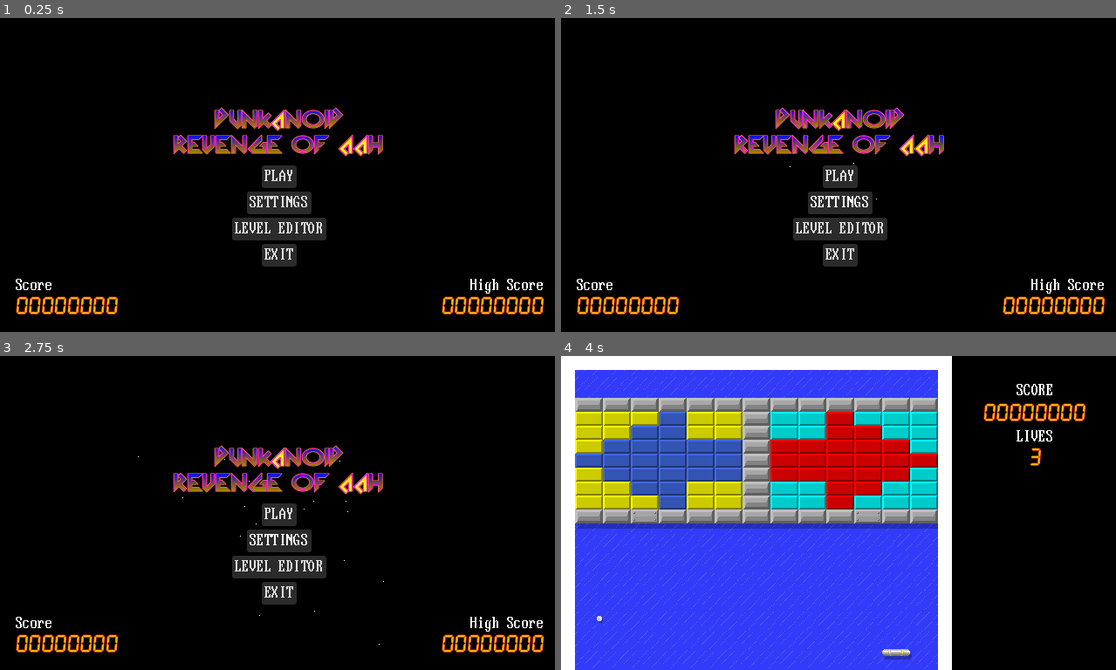
Above: before the commit, frames 1-4 (two rows, left to right).
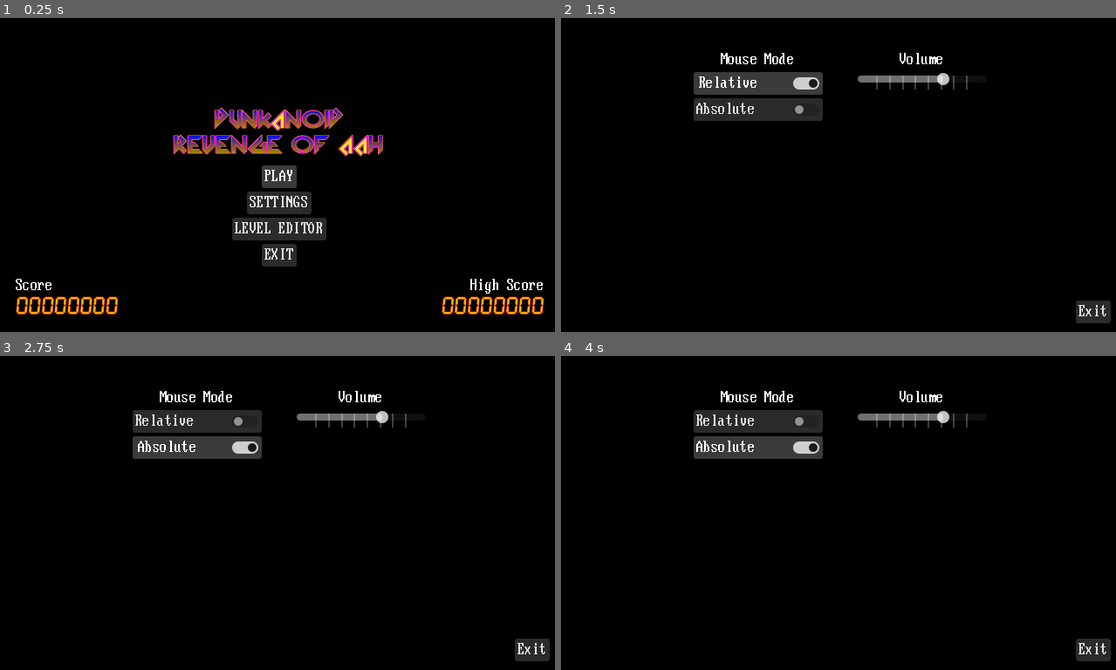
Above: after the commit, the same moments.

Repository: MajenkoProjects/Dunkanoid
Game: Godot game, scene res://Intro.tscn
Same seed, same stepped clock (60 frames per second), same inputs: the game is played once before the commit and once after it. Sound files missing from this copy of the repository are replaced by a short silence.
Inputs (mouse positions are in pixels of both pictures, inside the frame that each line leads up to):
- Up to frame 1 (0.25 s): no input
- Up to frame 2 (1.5 s): click "SETTINGS" at 0.5 s; click (760, 83) at 1.25 s, where only the run after the commit has a clickable "Relative"
- Up to frame 3 (2.75 s): click (199, 447) at 2 s, where only the run after the commit has a clickable "Absolute"
- Up to frame 4 (4 s): click (838, 516) at 2.75 s, where only the run before the commit has a clickable "PLAY"; tap Enter at 3.5 s; drag from (588, 406) to (894, 443) at 3.52 s

The runs differ from the first frame. In frame 2, 11% of the frame differs, in the area x 2-100%, y 11-98%; in frame 3, 11%; in frame 4, 72%, in the area x 0-100%, y 0-100%.

Commit message:
Added settings for volume and mouse mode

Diff:
--- a/Ball/Ball.gd
+++ b/Ball/Ball.gd
@@ -31,8 +31,6 @@
 
 
 
-func _on_body_entered(body: Node) -> void:
-	pass
 
 func capture(ob : Node2D, offset : Vector2 = Vector2.ZERO) -> void:
 	captured = true
--- a/Dunkanoid.gd
+++ b/Dunkanoid.gd
@@ -6,6 +6,8 @@
 
 var bricks : Array = []
 var balls : Array[Node] = []
+
+const PADDLE_SPEED : float = 150
 
 enum {
 	MODE_WAIT,
@@ -15,10 +17,9 @@
 }
 
 var mode = MODE_WAIT
-var round : int = 0
+var chr : int = 0
 signal update_lives
 
-var capture_mode : bool = false
 var lives : int = 3 :
 	set(x):
 		lives = x
@@ -33,7 +34,11 @@
 var paused : bool = false
 
 func _ready() -> void:
-	Input.set_mouse_mode(Input.MOUSE_MODE_CONFINED_HIDDEN)
+	if Global.relative_mouse:
+		Input.set_mouse_mode(Input.MOUSE_MODE_CAPTURED)
+	else:
+		Input.set_mouse_mode(Input.MOUSE_MODE_CONFINED_HIDDEN)
+
 	EventBus.update_score.connect(_on_update_score)
 	new_level()
 
@@ -57,6 +62,24 @@
 		if $Paddle.global_position.x < -16 or $Paddle.global_position.x > 428:
 			if not $Sounds/RoundWon.playing:
 				new_level()
+	else:
+		if Input.is_action_pressed("left"):
+			var leftmost = 16 + $Paddle.width / 2
+			$Paddle.position.x -= delta * PADDLE_SPEED
+			$Paddle.position.y = 340
+			if $Paddle.position.x < leftmost:
+				$Paddle.position.x = leftmost
+		if Input.is_action_pressed("right"):
+			var rightmost = 432 - $Paddle.width / 2
+			$Paddle.position.x += delta * PADDLE_SPEED
+			$Paddle.position.y = 340
+			if $Paddle.position.x > rightmost:
+				$Paddle.position.x = rightmost
+		if Input.is_action_just_pressed("fire"):
+			if mode == MODE_PLAY:
+				for ball in balls:
+					if (ball.captured):
+						ball.release()
 
 
 func leave(dir : int) -> void:
@@ -65,6 +88,7 @@
 
 func new_level() -> void:
 	$Paddle.normal()
+	$Paddle.position.x = 224
 	mode = MODE_WAIT
 	$Exits.visible = false
 	for ball in balls:
@@ -72,14 +96,14 @@
 		ball.queue_free()
 	balls.clear()
 	for brick in bricks:
-		remove_child(brick)
+		$Bricks.remove_child(brick)
 		brick.queue_free()
 	bricks.clear()
-	round += 1
+	chr += 1
 	level_data = load_level_from_disk(level)
 
 	$Start/Title.text = level
-	$Start/Round.text = "ROUND %3d" % [round]
+	$Start/Round.text = "ROUND %3d" % [chr]
 	$Background.texture = load("res://Backgrounds/%s.png" % level_data.background)
 	load_level(level_data.data)
 	var ball = _Ball.instantiate()
@@ -95,21 +119,22 @@
 
 func _brick_destroyed(brick) -> void:
 	Global.score += brick.value
-	if randf() > 0.9:
+	if randf() > 0.4:
 		var upgrade = _Upgrade.instantiate()
 		upgrade.position = brick.position
 		upgrade.upgrade_collected.connect(_on_upgrade_collected)
 		match randi() % 5:
-			0:
+			#0:
+			_:
 				upgrade.set_upgrade("C", Color.BLUE)
-			1:
-				upgrade.set_upgrade("T", Color.GREEN)
-			2:
-				upgrade.set_upgrade("S", Color.CYAN)
-			3:
-				upgrade.set_upgrade("E", Color.DARK_SEA_GREEN)
-			4:
-				upgrade.set_upgrade("R", Color.LIGHT_CORAL)
+			#1:
+				#upgrade.set_upgrade("T", Color.GREEN)
+			#2:
+				#upgrade.set_upgrade("S", Color.CYAN)
+			#3:
+				#upgrade.set_upgrade("E", Color.DARK_SEA_GREEN)
+			#4:
+				#upgrade.set_upgrade("R", Color.LIGHT_CORAL)
 		add_child(upgrade)
 	bricks.erase(brick)
 	var brick_count = 0
@@ -138,7 +163,17 @@
 		return
 	if event is InputEventMouseMotion:
 		if mode != MODE_LEAVE:
-			$Paddle.position = Vector2(min(max(16 + $Paddle.width/2, event.position.x), 432-$Paddle.width/2), 340)
+			if Global.relative_mouse:
+				var leftmost = 16 + $Paddle.width / 2
+				var rightmost = 432 - $Paddle.width / 2
+				$Paddle.position.x += event.relative.x
+				$Paddle.position.y = 340
+				if $Paddle.position.x < leftmost:
+					$Paddle.position.x = leftmost
+				if $Paddle.position.x > rightmost:
+					$Paddle.position.x = rightmost
+			else:
+				$Paddle.position = Vector2(min(max(16 + $Paddle.width/2, event.position.x), 432-$Paddle.width/2), 340)
 	if event is InputEventMouseButton:
 		if mode != MODE_PLAY:
 			return
@@ -147,7 +182,7 @@
 				ball.release()
 
 func _on_hit_paddle(ball) -> void:
-	if capture_mode:
+	if $Paddle.is_capture():
 		var diff = $Paddle.global_position.x - ball.global_position.x
 		ball.capture($Paddle, Vector2(diff, 8))
 
@@ -161,7 +196,7 @@
 			if c is Upgrade:
 				remove_child(c)
 				c.queue_free()
-		capture_mode = false
+		$Paddle.normal()
 		ball = _Ball.instantiate()
 		ball.capture($Paddle, Vector2((randf() * 32) - 16, 8))
 		ball.hit_paddle.connect(_on_hit_paddle)
@@ -188,8 +223,7 @@
 	$Sounds/UpgradeCollected.play()
 	match code:
 		"C":
-			capture_mode = true
-			get_tree().create_timer(10).timeout.connect(_cancel_capture_mode)
+			$Paddle.capture()
 		"T":
 			add_ball()
 			add_ball()
@@ -217,11 +251,6 @@
 	balls.push_back(newball)
 
 
-func _cancel_capture_mode() -> void:
-	capture_mode = false
-	for ball in balls:
-		if ball.captured:
-			ball.release()
 
 func load_level(data) -> void:
 	for y in data.size():
@@ -259,14 +288,11 @@
 			brick.position = Vector2(x * 32 + 16 + 16, y * 16 + 8 + 16)
 			bricks.push_back(brick)
 			brick.brick_destroyed.connect(_brick_destroyed)
-			add_child(brick)
-
-
+			$Bricks.add_child(brick)
 
 func _on_start_round_finished() -> void:
 	$Start.visible = false
 	mode = MODE_PLAY
-
 
 func _on_update_lives() -> void:
 	$LivesBox.text = "%d" % lives
@@ -277,3 +303,9 @@
 	if FileAccess.file_exists("res://Levels/%s.json" % name):
 		return JSON.parse_string(FileAccess.get_file_as_string("res://Levels/%s.json" % name))
 	return JSON.parse_string(FileAccess.get_file_as_string("res://Levels/NOTFOUND.json"))
+
+func _on_paddle_effect_finished(effect: int) -> void:
+	if effect == Paddle.PADDLE_CAPTURE:
+		for ball in balls:
+			if ball.captured:
+				ball.release()
--- a/Dunkanoid.tscn
+++ b/Dunkanoid.tscn
@@ -33,39 +33,17 @@
 texture_filter = 1
 script = ExtResource("1_kv4if")
 
-[node name="Paused" type="Node2D" parent="."]
-process_mode = 3
-visible = false
-z_index = 2
-script = ExtResource("12_8qv0d")
-
-[node name="ColorRect" type="ColorRect" parent="Paused"]
-offset_right = 448.0
-offset_bottom = 360.0
-color = Color(0, 0, 0, 0.247059)
-
-[node name="Label" type="Label" parent="Paused"]
-material = ExtResource("9_ouuij")
-offset_right = 448.0
-offset_bottom = 360.0
-theme = ExtResource("8_wcf7g")
-theme_type_variation = &"Arkanoid"
-text = "PAUSED"
-horizontal_alignment = 1
-vertical_alignment = 1
-
 [node name="Background" type="TextureRect" parent="."]
 z_index = -2
 texture_repeat = 2
 clip_contents = true
-offset_right = 640.0
-offset_bottom = 514.0
-scale = Vector2(0.7, 0.7)
+offset_right = 448.0
+offset_bottom = 360.0
 texture = ExtResource("5_j5mmn")
 stretch_mode = 1
 
 [node name="Paddle" parent="." instance=ExtResource("2_26c5i")]
-position = Vector2(39, 340)
+position = Vector2(224, 340)
 input_pickable = false
 physics_material_override = null
 
@@ -215,6 +193,61 @@
 offset_bottom = 360.0
 color = Color(0, 0, 0, 1)
 
+[node name="Bricks" type="Node2D" parent="."]
+
+[node name="Paused" type="Node2D" parent="."]
+process_mode = 3
+visible = false
+script = ExtResource("12_8qv0d")
+
+[node name="ColorRect" type="ColorRect" parent="Paused"]
+offset_right = 448.0
+offset_bottom = 360.0
+color = Color(0, 0, 0, 0.247059)
+
+[node name="VBoxContainer" type="VBoxContainer" parent="Paused"]
+offset_right = 448.0
+offset_bottom = 360.0
+
+[node name="VSeparator" type="VSeparator" parent="Paused/VBoxContainer"]
+layout_mode = 2
+size_flags_vertical = 3
+theme = ExtResource("8_wcf7g")
+
+[node name="Label" type="Label" parent="Paused/VBoxContainer"]
+material = ExtResource("9_ouuij")
+layout_mode = 2
+theme = ExtResource("8_wcf7g")
+theme_type_variation = &"Arkanoid"
+text = "PAUSED"
+horizontal_alignment = 1
+vertical_alignment = 1
+
+[node name="HBoxContainer" type="HBoxContainer" parent="Paused/VBoxContainer"]
+layout_mode = 2
+
+[node name="HSeparator" type="HSeparator" parent="Paused/VBoxContainer/HBoxContainer"]
+layout_mode = 2
+size_flags_horizontal = 3
+theme = ExtResource("8_wcf7g")
+
+[node name="Quit" type="Button" parent="Paused/VBoxContainer/HBoxContainer"]
+layout_mode = 2
+theme = ExtResource("8_wcf7g")
+text = "QUIT"
+
+[node name="HSeparator2" type="HSeparator" parent="Paused/VBoxContainer/HBoxContainer"]
+layout_mode = 2
+size_flags_horizontal = 3
+theme = ExtResource("8_wcf7g")
+
+[node name="VSeparator2" type="VSeparator" parent="Paused/VBoxContainer"]
+layout_mode = 2
+size_flags_vertical = 3
+theme = ExtResource("8_wcf7g")
+
 [connection signal="update_lives" from="." to="." method="_on_update_lives"]
+[connection signal="effect_finished" from="Paddle" to="." method="_on_paddle_effect_finished"]
 [connection signal="finished" from="Sounds/StartRound" to="." method="_on_start_round_finished"]
 [connection signal="finished" from="Sounds/RoundWon" to="." method="_on_round_won_finished"]
+[connection signal="pressed" from="Paused/VBoxContainer/HBoxContainer/Quit" to="Paused" method="_on_quit_pressed"]
--- a/Global.gd
+++ b/Global.gd
@@ -13,14 +13,39 @@
 		EventBus.update_highscore.emit(highscore)
 		_save()
 
+var relative_mouse : bool = true :
+	set(x):
+		relative_mouse = x
+		_save()
+
+var volume : int :
+	set(x):
+		volume = x
+		AudioServer.set_bus_volume_db(0, volume)
+		_save()
+
+var _loading : bool = false
+
 func _ready() -> void:
+	_loading = true
 	if FileAccess.file_exists("user://data.json"):
 		var data = JSON.parse_string(FileAccess.get_file_as_string("user://data.json"))
 		highscore = data.get("highscore", 0)
+		relative_mouse = data.get("relative_mouse", true)
+		volume = data.get("volume", AudioServer.get_bus_volume_db(0))
+	else:
+		highscore = 0
+		relative_mouse = true
+		volume = AudioServer.get_bus_volume_db(0)
+	_loading = false
 
 func _save() -> void:
+	if _loading:
+		return
 	var data : Dictionary = {
-		"highscore": highscore
+		"highscore": highscore,
+		"relative_mouse": relative_mouse,
+		"volume": volume
 	}
 	var f = FileAccess.open("user://data.json", FileAccess.WRITE)
 	f.store_string(JSON.stringify(data))
--- a/Intro.gd
+++ b/Intro.gd
@@ -6,6 +6,7 @@
 		EventBus.update_highscore.connect(_on_update_highscore)
 		_on_update_score(Global.score)
 		_on_update_highscore(Global.highscore)
+		$VBoxContainer/HBoxContainer/Play.grab_focus()
 
 func _on_button_pressed() -> void:
 	get_tree().change_scene_to_file("res://Dunkanoid.tscn")
@@ -19,8 +20,7 @@
 
 
 func _on_settings_pressed() -> void:
-	pass # Replace with function body.
-
+	get_tree().change_scene_to_file("res://Settings.tscn")
 
 func _on_editor_pressed() -> void:
 	get_tree().change_scene_to_file("res://LevelEditor.tscn")
--- a/MainTheme.tres
+++ b/MainTheme.tres
@@ -9,7 +9,7 @@
 content_margin_top = 3.0
 content_margin_right = 3.0
 content_margin_bottom = 3.0
-bg_color = Color(0.168627, 0.168627, 0.168627, 1)
+bg_color = Color(0.231373, 0.231373, 0.231373, 1)
 corner_radius_top_left = 3
 corner_radius_top_right = 3
 corner_radius_bottom_right = 3
--- /dev/null
+++ b/MouseMode.tres
@@ -0,0 +1,3 @@
+[gd_resource type="ButtonGroup" format=3 uid="uid://6t0fev6x6qyf"]
+
+[resource]
--- a/Paddle/Paddle.gd
+++ b/Paddle/Paddle.gd
@@ -1,5 +1,19 @@
 extends StaticBody2D
 class_name Paddle
+
+signal effect_finished(effect : int)
+signal effect_started(effect : int)
+
+enum {
+	PADDLE_NORMAL,
+	PADDLE_CAPTURE,
+	PADDLE_SMALL,
+	PADDLE_LARGE,
+	PADDLE_LAZER
+}
+
+var mode : int = PADDLE_NORMAL
+var running_effect : int = PADDLE_NORMAL
 
 var width : int :
 	get:
@@ -8,30 +22,61 @@
 func hit() -> void:
 	pass
 
+func _switch_effect(effect : int, time : int = 0) -> void:
+	if mode != PADDLE_NORMAL:
+		effect_finished.emit(mode)
+	mode = effect
+	if mode != PADDLE_NORMAL:
+		effect_started.emit(mode)
+		if time > 0:
+			$EffectTimer.start(time)
+	else:
+		$EffectTimer.stop()
+
 func big() -> void:
 	$Normal.visible = false
 	$Small.visible = false
 	$Big.visible = true
 	$CollisionShape2D.shape.height = 40
-	$EffectTimer.start(30)
 	$GrowSound.play()
-	pass
+	_switch_effect(PADDLE_LARGE, 30)
 
 func small() -> void:
 	$Normal.visible = false
 	$Small.visible = true
 	$Big.visible = false
 	$CollisionShape2D.shape.height = 24
-	$EffectTimer.start(30)
 	$ShrinkSound.play()
-	pass
+	_switch_effect(PADDLE_SMALL, 30)
 
 func normal() -> void:
 	$Normal.visible = true
 	$Small.visible = false
 	$Big.visible = false
 	$CollisionShape2D.shape.height = 32
-	pass
+	_switch_effect(PADDLE_NORMAL)
+
+func capture() -> void:
+	$Normal.visible = true
+	$Small.visible = false
+	$Big.visible = false
+	$CollisionShape2D.shape.height = 32
+	_switch_effect(PADDLE_CAPTURE, 15)
 
 func _on_effect_timer_timeout() -> void:
 	normal()
+
+func is_big() -> bool:
+	return mode == PADDLE_LARGE
+
+func is_small() -> bool:
+	return mode == PADDLE_SMALL
+
+func is_normal() -> bool:
+	return mode == PADDLE_NORMAL
+
+func is_capture() -> bool:
+	return mode == PADDLE_CAPTURE
+
+func is_lazer() -> bool:
+	return mode == PADDLE_LAZER
--- a/Paused.gd
+++ b/Paused.gd
@@ -8,12 +8,22 @@
 			visible = false
 			paused = false
 			get_tree().paused = false
-			Input.set_mouse_mode(Input.MOUSE_MODE_CONFINED_HIDDEN)
+			if Global.relative_mouse:
+				Input.set_mouse_mode(Input.MOUSE_MODE_CAPTURED)
+			else:
+				Input.set_mouse_mode(Input.MOUSE_MODE_CONFINED_HIDDEN)
+			$VBoxContainer/HBoxContainer/Quit.release_focus()
 		else:
 			visible = true
 			paused = true
 			get_tree().paused = true
 			Input.set_mouse_mode(Input.MOUSE_MODE_VISIBLE)
+			$VBoxContainer/HBoxContainer/Quit.grab_focus()
 
 	if Input.is_action_just_pressed("mute"):
 		AudioServer.set_bus_mute(0, !AudioServer.is_bus_mute(0))
+
+func _on_quit_pressed() -> void:
+	paused = false
+	get_tree().paused = false
+	get_tree().change_scene_to_file("res://Intro.tscn")
--- /dev/null
+++ b/Settings.gd
@@ -0,0 +1,19 @@
+extends Node2D
+
+func _ready() -> void:
+	$VBoxContainer/HBoxContainer/LeftPanel/Relative.button_pressed = Global.relative_mouse
+	$VBoxContainer/HBoxContainer/LeftPanel/Absolute.button_pressed = !Global.relative_mouse
+	$VBoxContainer/HBoxContainer/RightPanel/Volume.set_value_no_signal(Global.volume)
+
+func _on_relative_pressed() -> void:
+	Global.relative_mouse = true
+
+func _on_absolute_pressed() -> void:
+	Global.relative_mouse = false
+
+func _on_exit_pressed() -> void:
+	get_tree().change_scene_to_file("res://Intro.tscn")
+
+func _on_volume_drag_ended(value_changed: bool) -> void:
+	Global.volume = $VBoxContainer/HBoxContainer/RightPanel/Volume.value
+	$Boink.play()
--- /dev/null
+++ b/Settings.tscn
@@ -0,0 +1,89 @@
+[gd_scene load_steps=5 format=3 uid="uid://dm61ni80p8hll"]
+
+[ext_resource type="Script" path="res://Settings.gd" id="1_a8wdi"]
+[ext_resource type="Theme" uid="uid://cfvww0geatnnk" path="res://MainTheme.tres" id="1_lirja"]
+[ext_resource type="ButtonGroup" uid="uid://6t0fev6x6qyf" path="res://MouseMode.tres" id="2_5uw4g"]
+[ext_resource type="AudioStream" uid="uid://d3g30x1n2ncjj" path="res://Sounds/PaddleHit.wav" id="4_hgwvx"]
+
+[node name="Settings" type="Node2D"]
+script = ExtResource("1_a8wdi")
+
+[node name="VBoxContainer" type="VBoxContainer" parent="."]
+offset_top = 38.0
+offset_right = 640.0
+offset_bottom = 324.0
+
+[node name="HBoxContainer" type="HBoxContainer" parent="VBoxContainer"]
+layout_mode = 2
+size_flags_vertical = 3
+
+[node name="LeftGutter" type="HSeparator" parent="VBoxContainer/HBoxContainer"]
+layout_mode = 2
+size_flags_horizontal = 3
+theme = ExtResource("1_lirja")
+
+[node name="LeftPanel" type="VBoxContainer" parent="VBoxContainer/HBoxContainer"]
+layout_mode = 2
+size_flags_horizontal = 3
+
+[node name="MouseModeLabel" type="Label" parent="VBoxContainer/HBoxContainer/LeftPanel"]
+layout_mode = 2
+theme = ExtResource("1_lirja")
+text = "Mouse Mode"
+horizontal_alignment = 1
+vertical_alignment = 1
+
+[node name="Relative" type="CheckButton" parent="VBoxContainer/HBoxContainer/LeftPanel"]
+layout_mode = 2
+theme = ExtResource("1_lirja")
+button_group = ExtResource("2_5uw4g")
+text = "Relative"
+
+[node name="Absolute" type="CheckButton" parent="VBoxContainer/HBoxContainer/LeftPanel"]
+layout_mode = 2
+theme = ExtResource("1_lirja")
+button_group = ExtResource("2_5uw4g")
+text = "Absolute"
+
+[node name="CenterGutter" type="HSeparator" parent="VBoxContainer/HBoxContainer"]
+custom_minimum_size = Vector2(32, 0)
+layout_mode = 2
+theme = ExtResource("1_lirja")
+
+[node name="RightPanel" type="VBoxContainer" parent="VBoxContainer/HBoxContainer"]
+layout_mode = 2
+size_flags_horizontal = 3
+
+[node name="VolumeLabel" type="Label" parent="VBoxContainer/HBoxContainer/RightPanel"]
+layout_mode = 2
+theme = ExtResource("1_lirja")
+text = "Volume"
+horizontal_alignment = 1
+vertical_alignment = 1
+
+[node name="Volume" type="HSlider" parent="VBoxContainer/HBoxContainer/RightPanel"]
+layout_mode = 2
+min_value = -80.0
+max_value = 6.0
+tick_count = 10
+
+[node name="RightGutter" type="HSeparator" parent="VBoxContainer/HBoxContainer"]
+layout_mode = 2
+size_flags_horizontal = 3
+theme = ExtResource("1_lirja")
+
+[node name="Exit" type="Button" parent="."]
+offset_left = 590.0
+offset_top = 324.0
+offset_right = 630.0
+offset_bottom = 350.0
+theme = ExtResource("1_lirja")
+text = "Exit"
+
+[node name="Boink" type="AudioStreamPlayer" parent="."]
+stream = ExtResource("4_hgwvx")
+
+[connection signal="pressed" from="VBoxContainer/HBoxContainer/LeftPanel/Relative" to="." method="_on_relative_pressed"]
+[connection signal="pressed" from="VBoxContainer/HBoxContainer/LeftPanel/Absolute" to="." method="_on_absolute_pressed"]
+[connection signal="drag_ended" from="VBoxContainer/HBoxContainer/RightPanel/Volume" to="." method="_on_volume_drag_ended"]
+[connection signal="pressed" from="Exit" to="." method="_on_exit_pressed"]
--- a/Upgrade/Upgrade.gd
+++ b/Upgrade/Upgrade.gd
@@ -9,8 +9,8 @@
 func _ready() -> void:
 	linear_velocity = Vector2(0, 40)
 
-func set_upgrade(char : String, color : Color) -> void:
-	character = char
+func set_upgrade(chr : String, color : Color) -> void:
+	character = chr
 	$Label.text = character
 	$Polygon2D.color = color
 
--- a/default_bus_layout.tres
+++ b/default_bus_layout.tres
@@ -1,4 +1,4 @@
 [gd_resource type="AudioBusLayout" format=3 uid="uid://cw31i0khpovnh"]
 
 [resource]
-bus/0/volume_db = -19.6683
+bus/0/volume_db = -21.8264
--- a/project.godot
+++ b/project.godot
@@ -36,10 +36,26 @@
 
 [input]
 
+ui_accept={
+"deadzone": 0.5,
+"events": [Object(InputEventKey,"resource_local_to_scene":false,"resource_name":"","device":0,"window_id":0,"alt_pressed":false,"shift_pressed":false,"ctrl_pressed":false,"meta_pressed":false,"pressed":false,"keycode":4194309,"physical_keycode":0,"key_label":0,"unicode":0,"echo":false,"script":null)
+, Object(InputEventKey,"resource_local_to_scene":false,"resource_name":"","device":0,"window_id":0,"alt_pressed":false,"shift_pressed":false,"ctrl_pressed":false,"meta_pressed":false,"pressed":false,"keycode":4194310,"physical_keycode":0,"key_label":0,"unicode":0,"echo":false,"script":null)
+, Object(InputEventKey,"resource_local_to_scene":false,"resource_name":"","device":0,"window_id":0,"alt_pressed":false,"shift_pressed":false,"ctrl_pressed":false,"meta_pressed":false,"pressed":false,"keycode":32,"physical_keycode":0,"key_label":0,"unicode":32,"echo":false,"script":null)
+, Object(InputEventJoypadButton,"resource_local_to_scene":false,"resource_name":"","device":-1,"button_index":0,"pressure":0.0,"pressed":true,"script":null)
+]
+}
+ui_select={
+"deadzone": 0.5,
+"events": [Object(InputEventJoypadButton,"resource_local_to_scene":false,"resource_name":"","device":0,"button_index":3,"pressure":0.0,"pressed":false,"script":null)
+, Object(InputEventKey,"resource_local_to_scene":false,"resource_name":"","device":0,"window_id":0,"alt_pressed":false,"shift_pressed":false,"ctrl_pressed":false,"meta_pressed":false,"pressed":false,"keycode":32,"physical_keycode":0,"key_label":0,"unicode":32,"echo":false,"script":null)
+, Object(InputEventJoypadButton,"resource_local_to_scene":false,"resource_name":"","device":-1,"button_index":0,"pressure":0.0,"pressed":true,"script":null)
+]
+}
 pause={
 "deadzone": 0.5,
 "events": [Object(InputEventKey,"resource_local_to_scene":false,"resource_name":"","device":-1,"window_id":0,"alt_pressed":false,"shift_pressed":false,"ctrl_pressed":false,"meta_pressed":false,"pressed":false,"keycode":0,"physical_keycode":80,"key_label":0,"unicode":112,"echo":false,"script":null)
-, Object(InputEventJoypadButton,"resource_local_to_scene":false,"resource_name":"","device":-1,"button_index":4,"pressure":0.0,"pressed":false,"script":null)
+, Object(InputEventJoypadButton,"resource_local_to_scene":false,"resource_name":"","device":-1,"button_index":10,"pressure":0.0,"pressed":true,"script":null)
+, Object(InputEventKey,"resource_local_to_scene":false,"resource_name":"","device":-1,"window_id":0,"alt_pressed":false,"shift_pressed":false,"ctrl_pressed":false,"meta_pressed":false,"pressed":false,"keycode":0,"physical_keycode":4194305,"key_label":0,"unicode":0,"echo":false,"script":null)
 ]
 }
 mute={
@@ -50,6 +66,36 @@
 cheat={
 "deadzone": 0.5,
 "events": [Object(InputEventKey,"resource_local_to_scene":false,"resource_name":"","device":-1,"window_id":0,"alt_pressed":false,"shift_pressed":false,"ctrl_pressed":false,"meta_pressed":false,"pressed":false,"keycode":0,"physical_keycode":88,"key_label":0,"unicode":120,"echo":false,"script":null)
+]
+}
+left={
+"deadzone": 0.5,
+"events": [Object(InputEventKey,"resource_local_to_scene":false,"resource_name":"","device":-1,"window_id":0,"alt_pressed":false,"shift_pressed":false,"ctrl_pressed":false,"meta_pressed":false,"pressed":false,"keycode":0,"physical_keycode":65,"key_label":0,"unicode":97,"echo":false,"script":null)
+, Object(InputEventKey,"resource_local_to_scene":false,"resource_name":"","device":-1,"window_id":0,"alt_pressed":false,"shift_pressed":false,"ctrl_pressed":false,"meta_pressed":false,"pressed":false,"keycode":0,"physical_keycode":4194319,"key_label":0,"unicode":0,"echo":false,"script":null)
+, Object(InputEventJoypadButton,"resource_local_to_scene":false,"resource_name":"","device":-1,"button_index":13,"pressure":0.0,"pressed":false,"script":null)
+, Object(InputEventJoypadMotion,"resource_local_to_scene":false,"resource_name":"","device":-1,"axis":0,"axis_value":-1.0,"script":null)
+]
+}
+right={
+"deadzone": 0.5,
+"events": [Object(InputEventKey,"resource_local_to_scene":false,"resource_name":"","device":-1,"window_id":0,"alt_pressed":false,"shift_pressed":false,"ctrl_pressed":false,"meta_pressed":false,"pressed":false,"keycode":0,"physical_keycode":68,"key_label":0,"unicode":100,"echo":false,"script":null)
+, Object(InputEventKey,"resource_local_to_scene":false,"resource_name":"","device":-1,"window_id":0,"alt_pressed":false,"shift_pressed":false,"ctrl_pressed":false,"meta_pressed":false,"pressed":false,"keycode":0,"physical_keycode":4194321,"key_label":0,"unicode":0,"echo":false,"script":null)
+, Object(InputEventJoypadButton,"resource_local_to_scene":false,"resource_name":"","device":-1,"button_index":14,"pressure":0.0,"pressed":false,"script":null)
+, Object(InputEventJoypadMotion,"resource_local_to_scene":false,"resource_name":"","device":-1,"axis":0,"axis_value":1.0,"script":null)
+]
+}
+fire={
+"deadzone": 0.5,
+"events": [Object(InputEventKey,"resource_local_to_scene":false,"resource_name":"","device":-1,"window_id":0,"alt_pressed":false,"shift_pressed":false,"ctrl_pressed":false,"meta_pressed":false,"pressed":false,"keycode":0,"physical_keycode":32,"key_label":0,"unicode":32,"echo":false,"script":null)
+, Object(InputEventKey,"resource_local_to_scene":false,"resource_name":"","device":-1,"window_id":0,"alt_pressed":false,"shift_pressed":false,"ctrl_pressed":false,"meta_pressed":false,"pressed":false,"keycode":0,"physical_keycode":87,"key_label":0,"unicode":119,"echo":false,"script":null)
+, Object(InputEventKey,"resource_local_to_scene":false,"resource_name":"","device":-1,"window_id":0,"alt_pressed":false,"shift_pressed":false,"ctrl_pressed":false,"meta_pressed":false,"pressed":false,"keycode":0,"physical_keycode":4194320,"key_label":0,"unicode":0,"echo":false,"script":null)
+, Object(InputEventJoypadButton,"resource_local_to_scene":false,"resource_name":"","device":-1,"button_index":0,"pressure":0.0,"pressed":true,"script":null)
+, Object(InputEventJoypadButton,"resource_local_to_scene":false,"resource_name":"","device":-1,"button_index":9,"pressure":0.0,"pressed":true,"script":null)
+]
+}
+play={
+"deadzone": 0.5,
+"events": [Object(InputEventJoypadButton,"resource_local_to_scene":false,"resource_name":"","device":-1,"button_index":11,"pressure":0.0,"pressed":true,"script":null)
 ]
 }
 
Not shown, changed: export_presets.cfg
